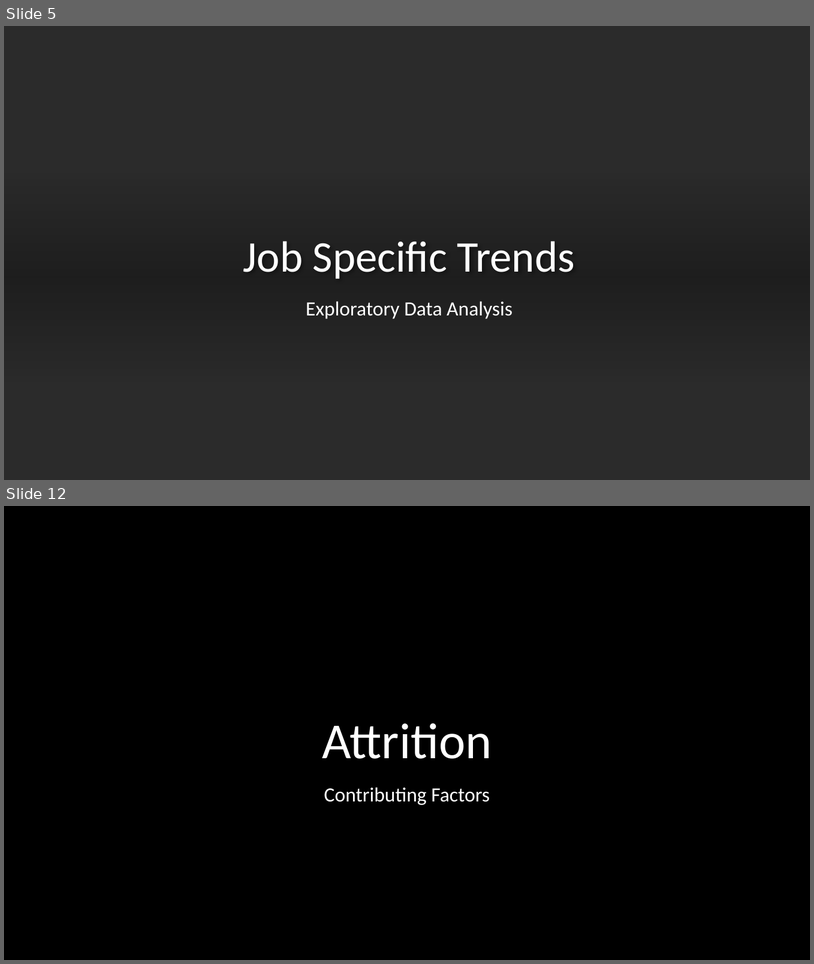
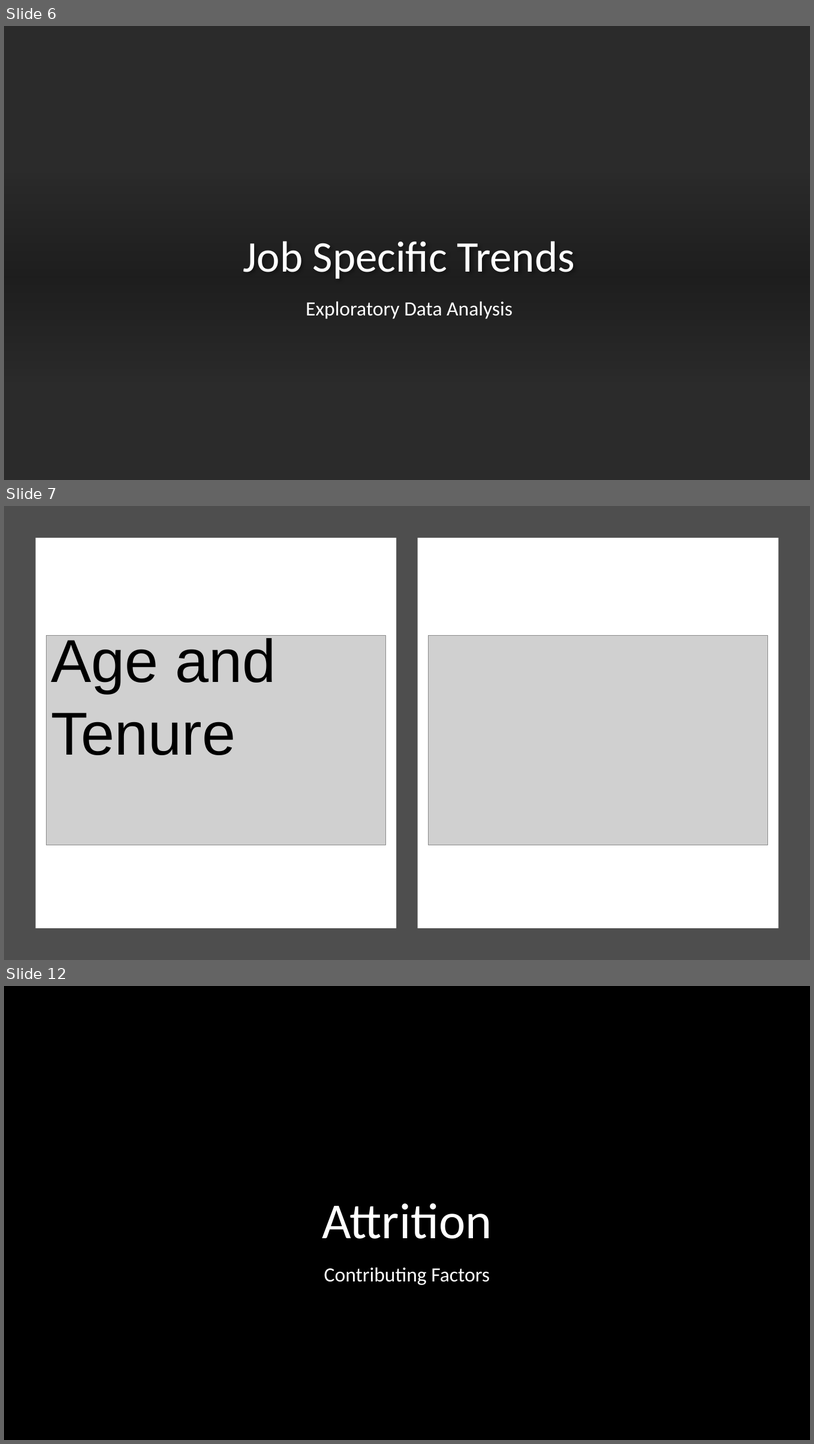
Before and after one commit to jjsmu/CaseStudy2DDS, a slide deck: CaseStudy2.pptx. Shown one above the other, each under a label of ours: slides 5 and 12 before the commit, slides 6, 7 and 12 after it; the slides between them are not shown. The pictures are 814x964 and 814x1444 pixels, drawn with LibreOffice and Linux fonts; fonts in the diff are those of the drawing; grey boxes stand for pictures; background and template pictures are left out; a plain dark background stands for a picture behind light text. Boxes give left, top, right and bottom in pixels: in the first picture for what was removed or moved away, otherwise in the second. Text is boxed around its words. In the diff, an @@ line names an element or a change of style, - is before the commit and + after.

```diff
--- a/CaseStudy2.pptx
+++ b/CaseStudy2.pptx
@@ slide 7 added at (4,506,810,960), background #FFFFFF @@
@@ rectangle added at (4,506,810,960), fill #4E4E4E @@
@@ rectangle added at (35,538,396,928), fill #FFFFFF @@
@@ rectangle added at (418,538,779,928), fill #FFFFFF @@
@@ picture added at (47,636,386,845) @@
@@ text added at (51,634,276,755), 72 pt, text #000000 @@
+Age and Tenure
@@ picture added at (429,636,768,845) @@
@@ what was slide 5 is now slide 6 @@
```
Also in this commit, not shown: 4 slides changed, 7 other slides added, 8 slides removed.
